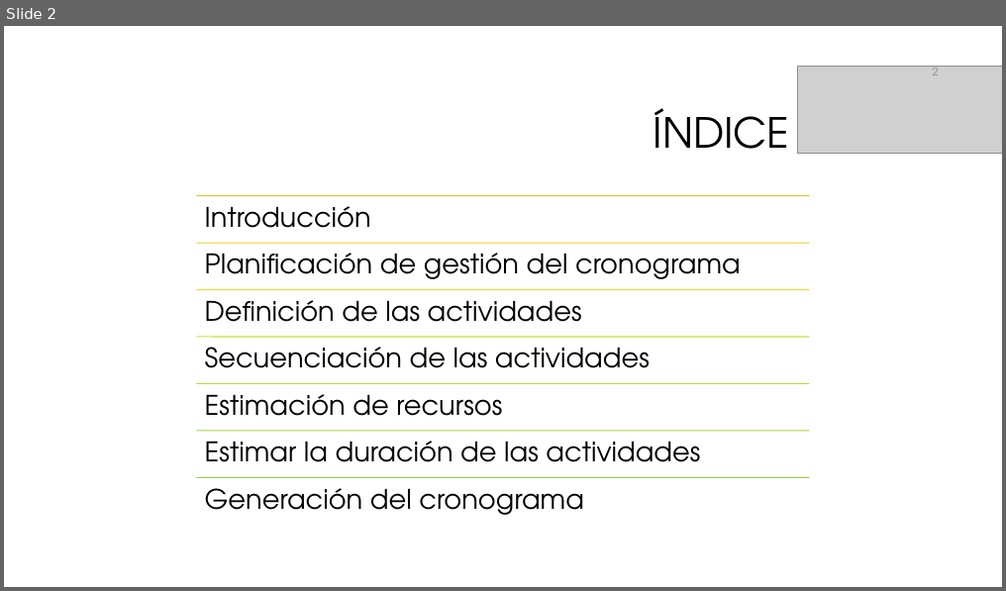
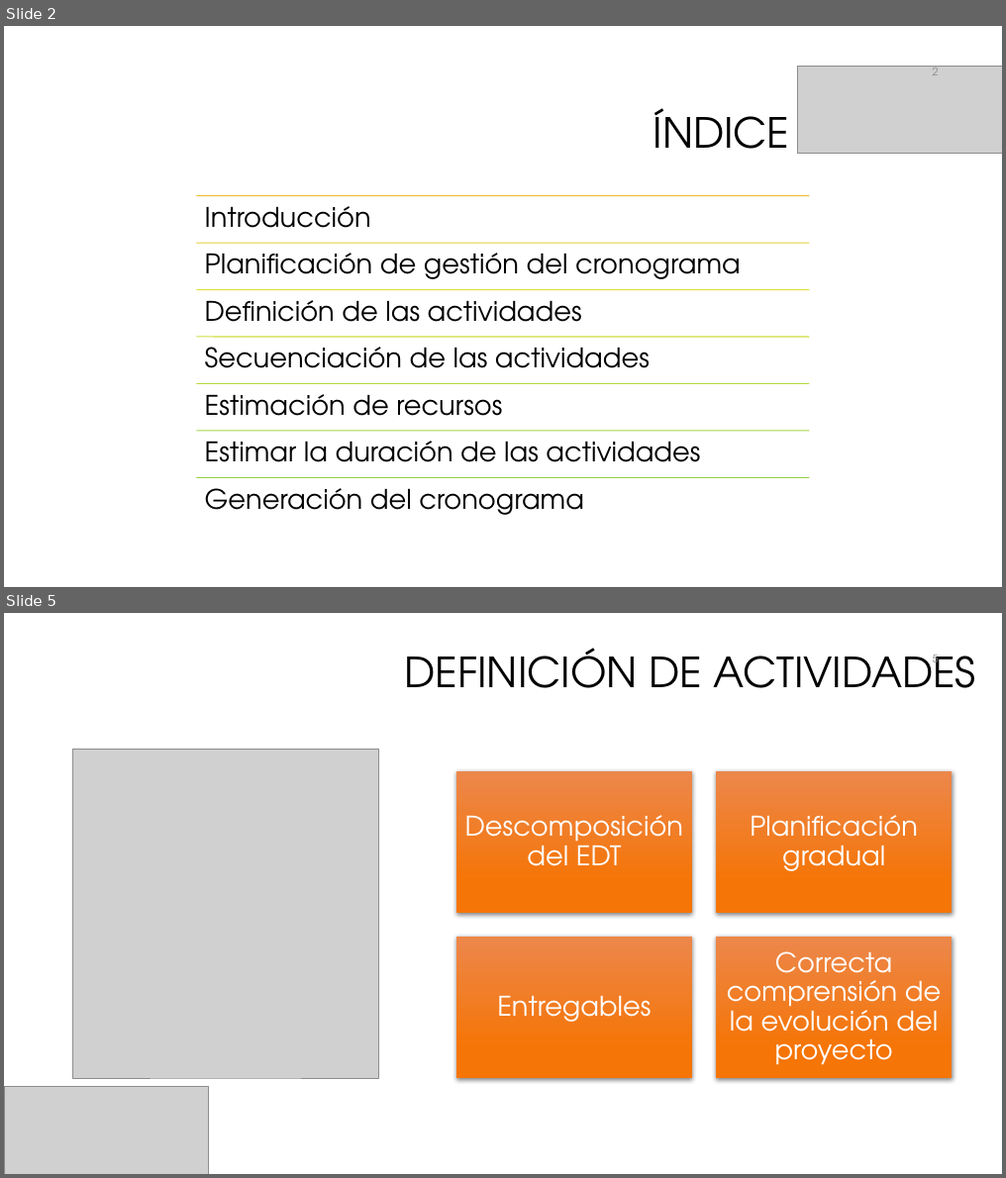
Before and after one commit to galledohm/Gestion_Proyectos, a slide deck: Documentos_generados/2.Gestion del tiempo/Presentación2.pptx. Shown one above the other, each under a label of ours: slide 2 before the commit, slides 2 and 5 after it; the slides between them are not shown. The pictures are 1006x591 and 1006x1178 pixels, drawn with LibreOffice and Linux fonts; fonts in the diff are those of the drawing; grey boxes stand for pictures; background and template pictures are left out. Boxes give left, top, right and bottom in pixels: in the first picture for what was removed or moved away, otherwise in the second. Text is boxed around its words. In the diff, an @@ line names an element or a change of style, - is before the commit and + after.

```diff
--- a/Documentos_generados/2.Gestion del tiempo/Presentación2.pptx
+++ b/Documentos_generados/2.Gestion del tiempo/Presentación2.pptx
@@ slide 5 added at (x1=4, y1=613, x2=1002, y2=1174), background #FFFFFF @@
@@ title added at (x1=404, y1=648, x2=975, y2=688), 40 pt, text #000000 @@
+DEFINICIÓN DE ACTIVIDADES
@@ page number added at (x1=933, y1=655, x2=939, y2=669), 10.5 pt, text #8C8C8C @@
+5
@@ picture added at (x1=73, y1=750, x2=378, y2=1078) @@
@@ group added at (x1=456, y1=771, x2=951, y2=1078): 4 rectangles, 4 texts @@
+Descomposición del EDT
+Planificación gradual
+Entregables
+Correcta comprensión de la evolución del proyecto
@@ picture added at (x1=4, y1=1087, x2=209, y2=1174) @@
```
Also in this commit, not shown: 7 other slides added, 1 slide removed.
